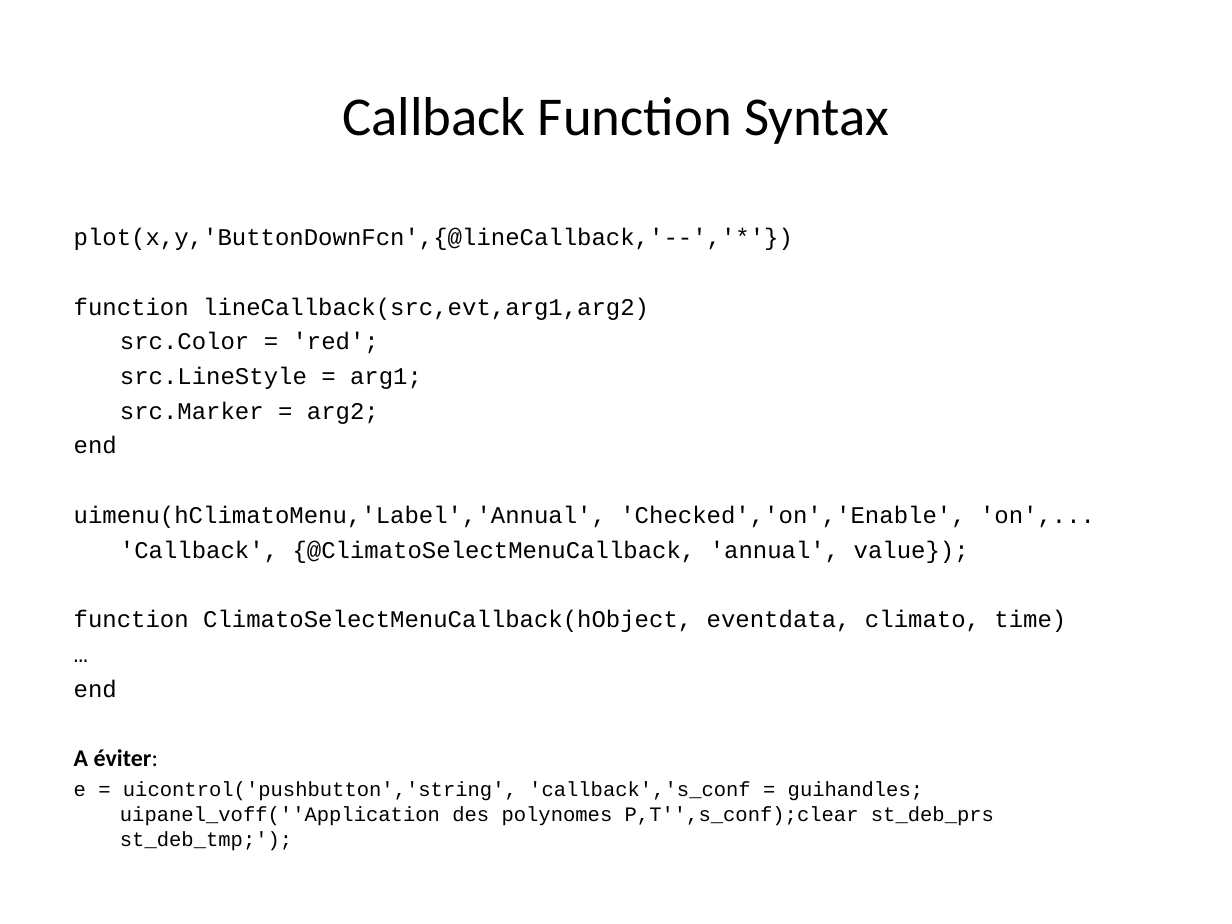
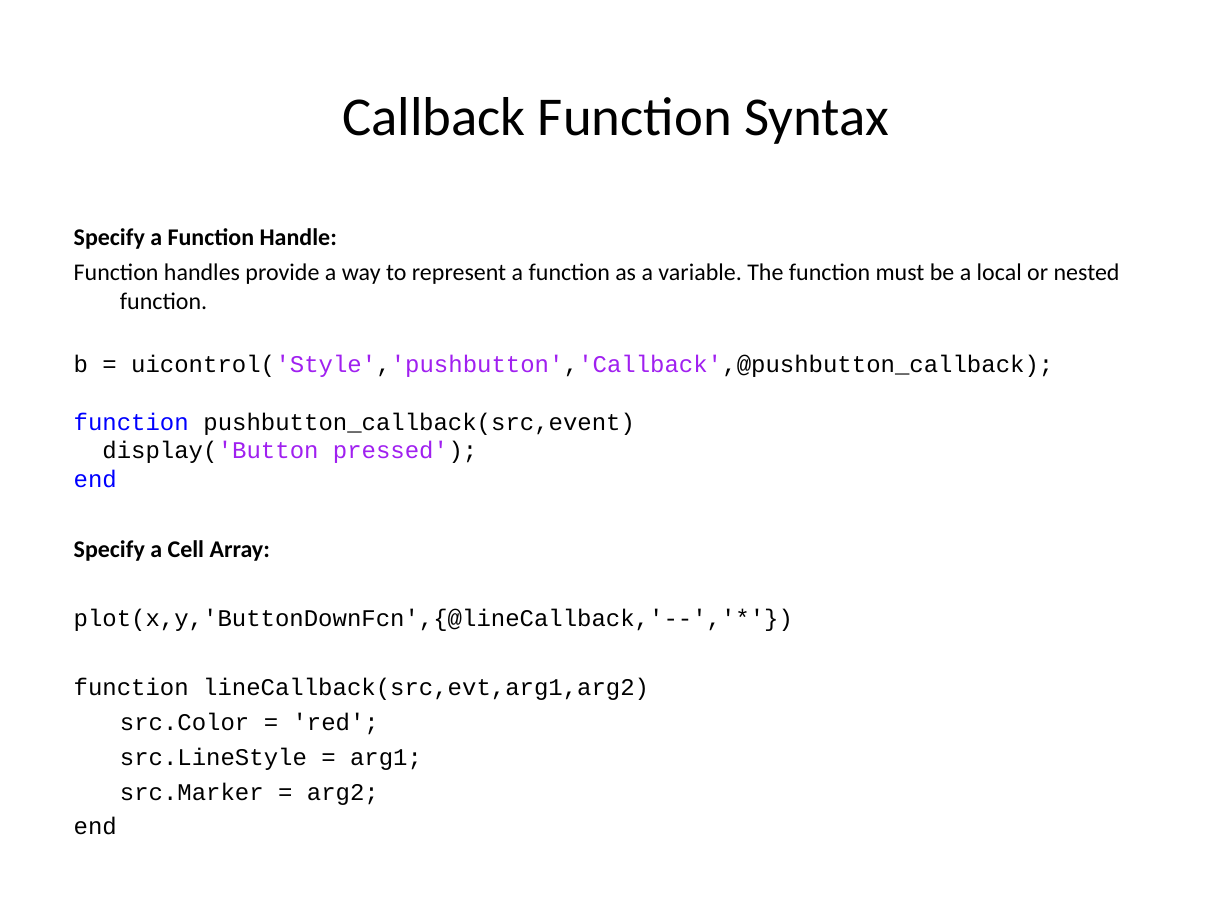
Before and after one commit to jgrelet/course-object-programing-with-Matlab, a slide deck: slide 22 of Introduction à la programmation objet avec Matlab.ppt. Drawn at 1232x924 pixels with LibreOffice and Linux fonts; fonts in the diff are those of the drawing. Boxes give left, top, right and bottom in pixels: in the first picture for what was removed or moved away, otherwise in the second. Text is boxed around its words. In the diff, an @@ line names an element or a change of style, - is before the commit and + after.

Commit message:
improve Callback Property Values

```diff
--- a/Introduction à la programmation objet avec Matlab.ppt
+++ b/Introduction à la programmation objet avec Matlab.ppt
@@ text at (74,228,1120,561): paragraphs added @@
+Specify a Function Handle:
+Function handles provide a way to represent a function as a variable. The function must be a local or nested function.
+b = uicontrol('Style','pushbutton','Callback',@pushbutton_callback);
+function pushbutton_callback(src,event)
+display('Button pressed');
+end
+Specify a Cell Array:
@@ text at (74,505,1095,851): paragraphs removed @@
-uimenu(hClimatoMenu,'Label','Annual', 'Checked','on','Enable', 'on',...
-'Callback', {@ClimatoSelectMenuCallback, 'annual', value});
-function ClimatoSelectMenuCallback(hObject, eventdata, climato, time)
-…
-end
-A éviter:
-e = uicontrol('pushbutton','string', 'callback','s_conf = guihandles; uipanel_voff(''Application des polynomes P,T'',s_conf);clear st_deb_prs st_deb_tmp;');
```
Also in this commit, not shown: 2 slides added, 1 other file.
